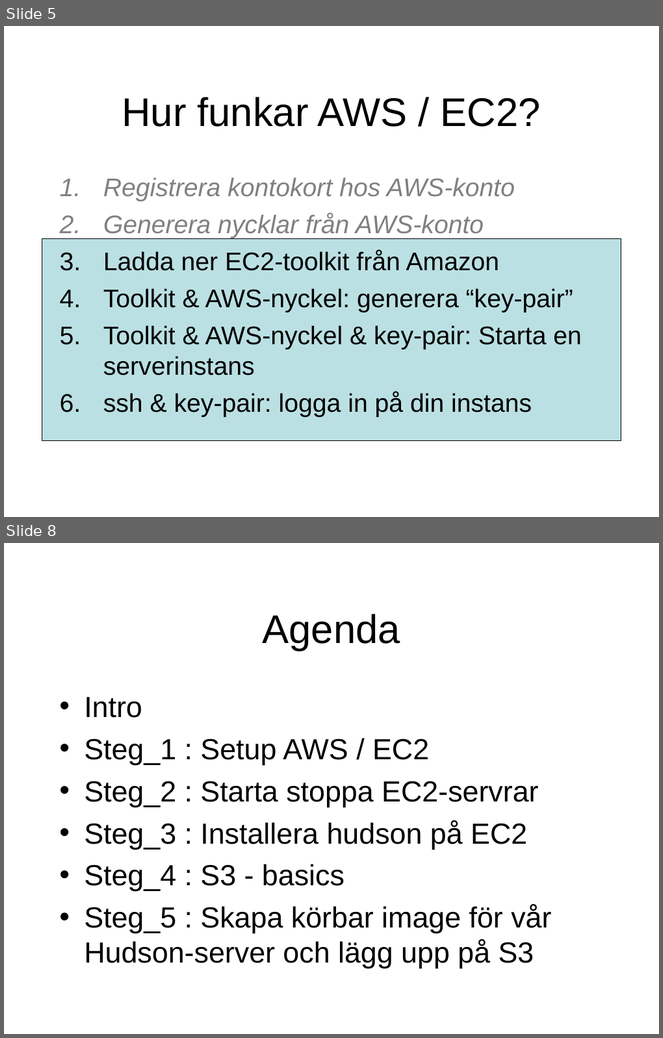
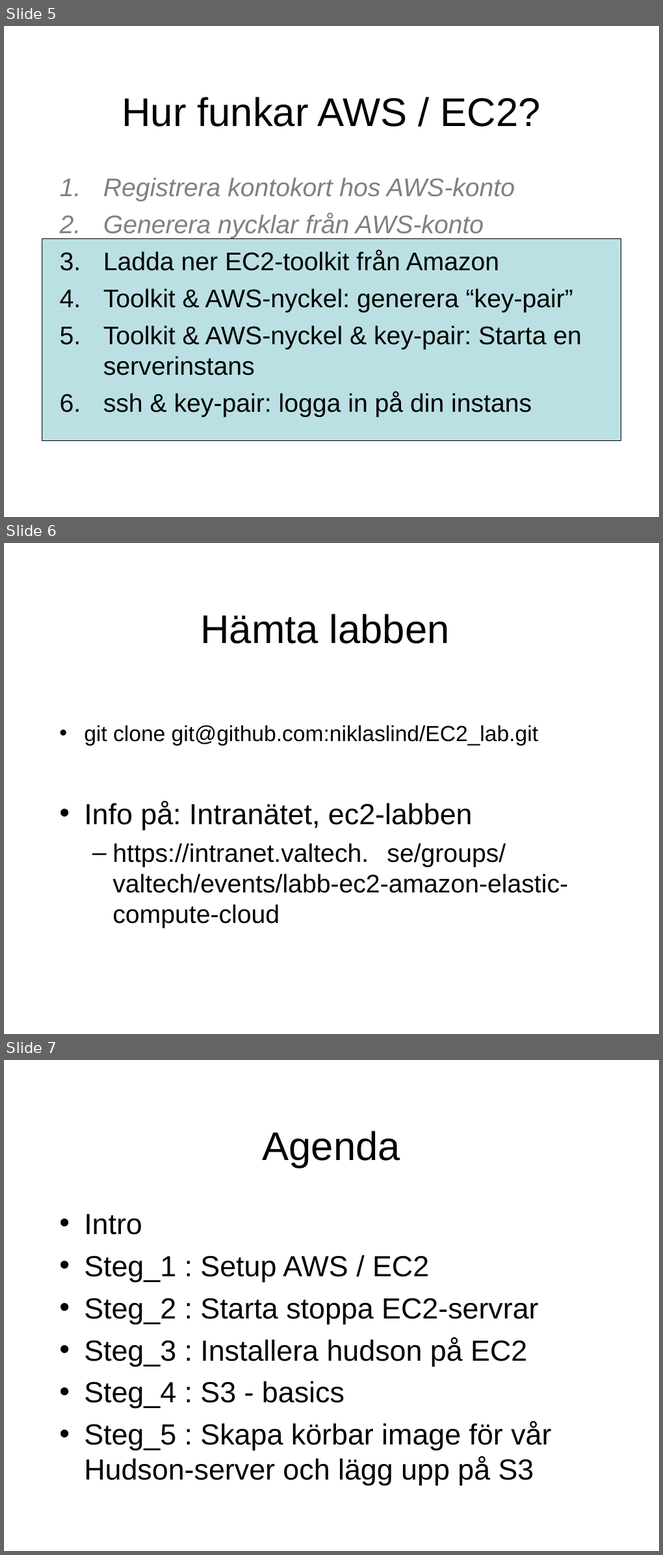
Before and after one commit to niklaslind/EC2_lab, a slide deck: doc/EC2_lab_1.ppt. Shown one above the other, each under a label of ours: slides 5 and 8 before the commit, slides 5, 6 and 7 after it; the slides between them are not shown. The pictures are 663x1038 and 663x1555 pixels, drawn with LibreOffice and Linux fonts; fonts in the diff are those of the drawing. Boxes give left, top, right and bottom in pixels: in the first picture for what was removed or moved away, otherwise in the second. Text is boxed around its words. In the diff, an @@ line names an element or a change of style, - is before the commit and + after.

```diff
--- a/doc/EC2_lab_1.ppt
+++ b/doc/EC2_lab_1.ppt
@@ slide 6 added at (x1=4, y1=543, x2=659, y2=1034), background #FFFFFF @@
@@ title added at (x1=200, y1=614, x2=450, y2=644), 44 pt, text #000000 @@
+Hämta labben
@@ text added at (x1=84, y1=725, x2=568, y2=928), 28 pt, text #000000 @@
+• git clone git@github.com:niklaslind/EC2_lab.git
+• Info på: Intranätet, ec2-labben
+  – https://intranet.valtech. se/groups/valtech/events/labb-ec2-amazon-elastic-compute-cloud
@@ what was slide 8 is now slide 7 @@
```
Also in this commit, not shown: 1 slide changed, 2 other files.
